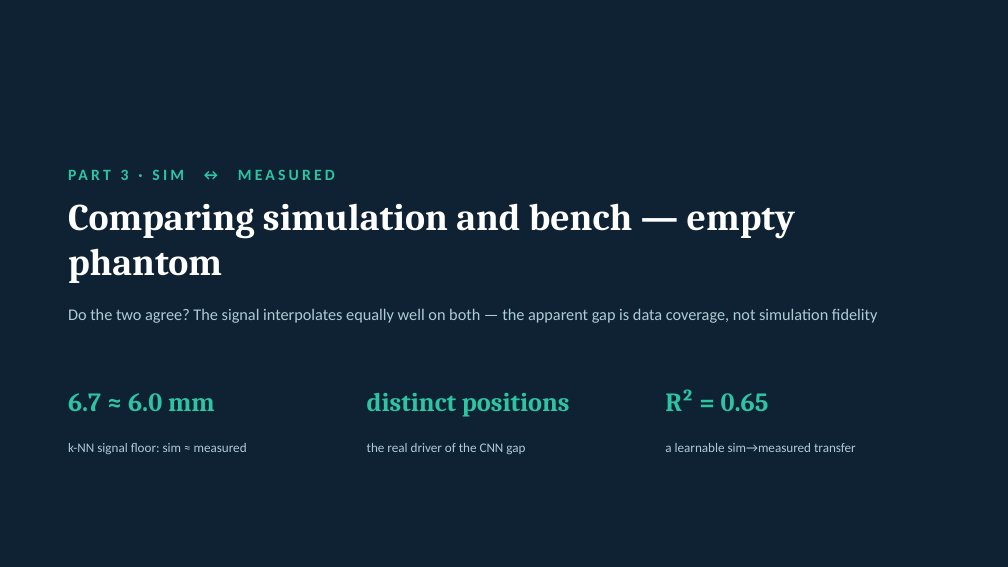
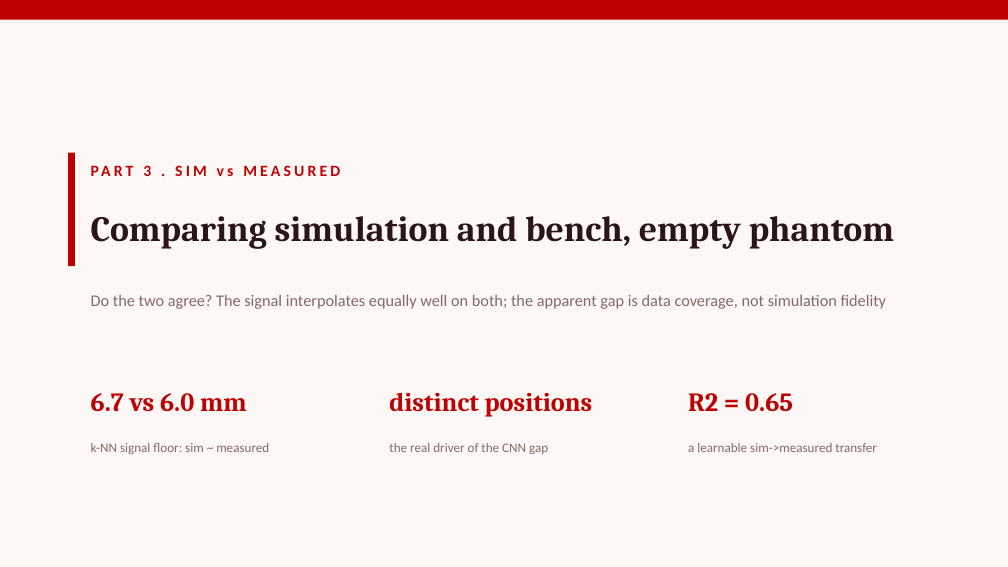
Before and after one commit to pmart1534/microwave-phantom-localization-cnn-mlp, a slide deck: slide 1 of regression_deck/Deck3_Sim_vs_Measured.pptx. Drawn at 1008x567 pixels with LibreOffice and Linux fonts; fonts in the diff are those of the drawing. Boxes give left, top, right and bottom in pixels: in the first picture for what was removed or moved away, otherwise in the second. Text is boxed around its words. In the diff, an @@ line names an element or a change of style, - is before the commit and + after.

```diff
--- a/regression_deck/Deck3_Sim_vs_Measured.pptx
+++ b/regression_deck/Deck3_Sim_vs_Measured.pptx
@@ background #0E2233 to #FDF8F6 @@
@@ rectangle added at [0,0,1008,20], fill #BE0000 @@
@@ rectangle added at [68,153,75,266], fill #BE0000 @@
@@ text at [143,165,151,176]: text changed; text colour #2CC4A3 to #BE0000 @@
-PART 3 · SIM ↔ MEASURED
+PART 3 . SIM vs MEASURED
@@ text at [91,216,894,249]: text changed; size 36 to 34 pt; text colour #FFFFFF to #2A1618 @@
-Comparing simulation and bench — empty phantom
+Comparing simulation and bench, empty phantom
@@ text at [91,294,887,309]: text changed; text colour #AECBD6 to #836A68 @@
-Do the two agree? The signal interpolates equally well on both — the apparent gap is data coverage, not simulation fidelity
+Do the two agree? The signal interpolates equally well on both; the apparent gap is data coverage, not simulation fidelity
@@ text "distinct positions": place and size @@
-text "distinct positions" at [367,393,570,417]
+text "distinct positions" at [389,392,593,417]
@@ text "distinct positions" at [389,392,593,417]: text colour #2CC4A3 to #BE0000 @@
@@ text at [91,393,247,412]: text changed; text colour #2CC4A3 to #BE0000 @@
-6.7 ≈ 6.0 mm
+6.7 vs 6.0 mm
@@ text at [688,393,793,412]: text changed; text colour #2CC4A3 to #BE0000 @@
-R² = 0.65
+R2 = 0.65
@@ text at [91,443,269,454]: text changed; text colour #AECBD6 to #836A68 @@
-k-NN signal floor: sim ≈ measured
+k-NN signal floor: sim ~ measured
@@ text "the real driver of the ...": place and size @@
-text "the real driver of the ..." at [367,443,525,454]
+text "the real driver of the ..." at [389,443,548,454]
@@ text "the real driver of the ..." at [389,443,548,454]: text colour #AECBD6 to #836A68 @@
@@ text at [688,443,877,452]: text changed; text colour #AECBD6 to #836A68 @@
-a learnable sim→measured transfer
+a learnable sim->measured transfer
```
Also in this commit, not shown: 4 other slides changed, 3 slides added, 2 slides removed, 17 other files.
